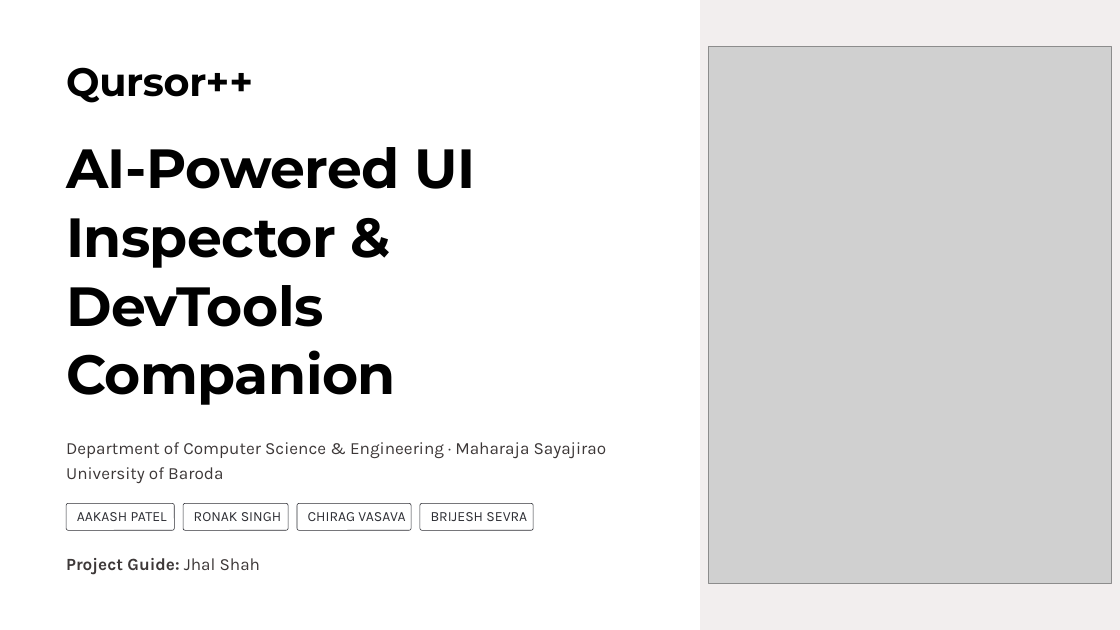
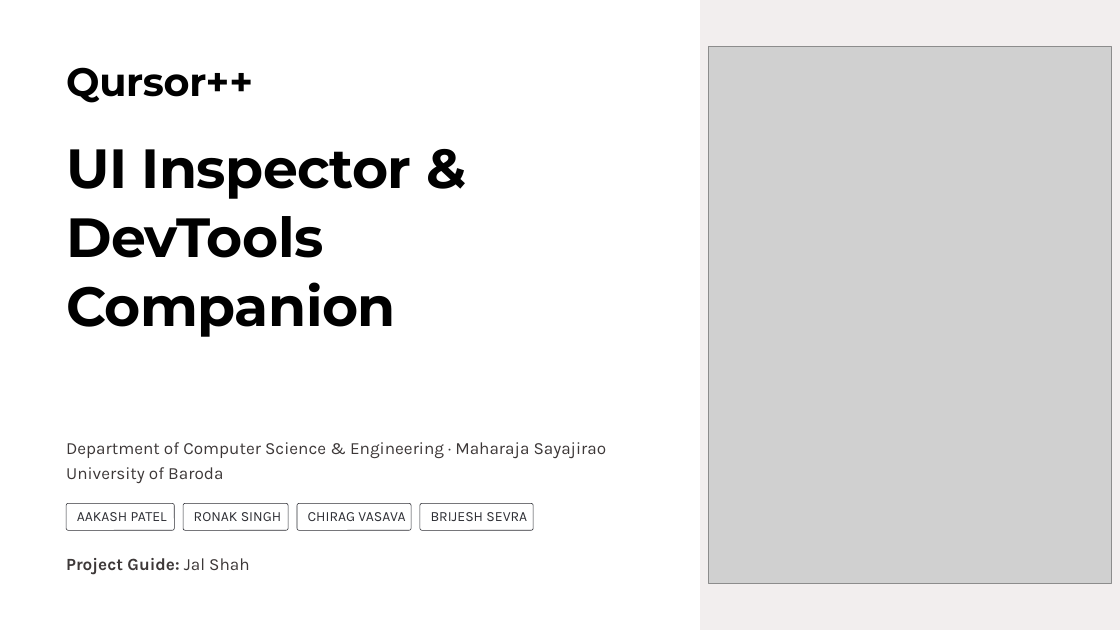
Before and after one commit to ChiragVasava/DOMLens, a slide deck: slide 1 of AI-Powered-UI-Inspector-and-DevTools-Companion.pptx. Drawn at 1120x630 pixels with LibreOffice and Linux fonts; fonts in the diff are those of the drawing; grey boxes stand for pictures; background and template pictures are left out. Boxes give left, top, right and bottom in pixels: in the first picture for what was removed or moved away, otherwise in the second. Text is boxed around its words. In the diff, an @@ line names an element or a change of style, - is before the commit and + after.

```diff
--- a/AI-Powered-UI-Inspector-and-DevTools-Companion.pptx
+++ b/AI-Powered-UI-Inspector-and-DevTools-Companion.pptx
@@ text at <box>66,149,412,337</box>: text changed @@
-AI-Powered UI Inspector & DevTools Companion
+UI Inspector & DevTools Companion
@@ text at <box>66,558,249,575</box>: text changed @@
-Project Guide: Jhal Shah
+Project Guide: Jal Shah
```
Also in this commit, not shown: 14 other slides changed, 25 other files.
